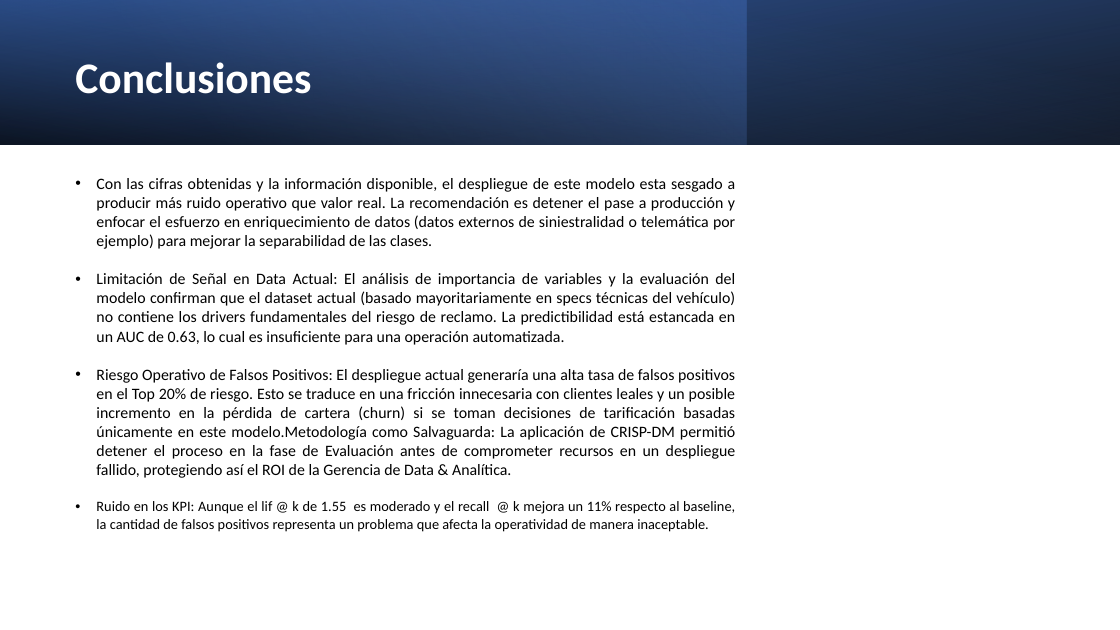
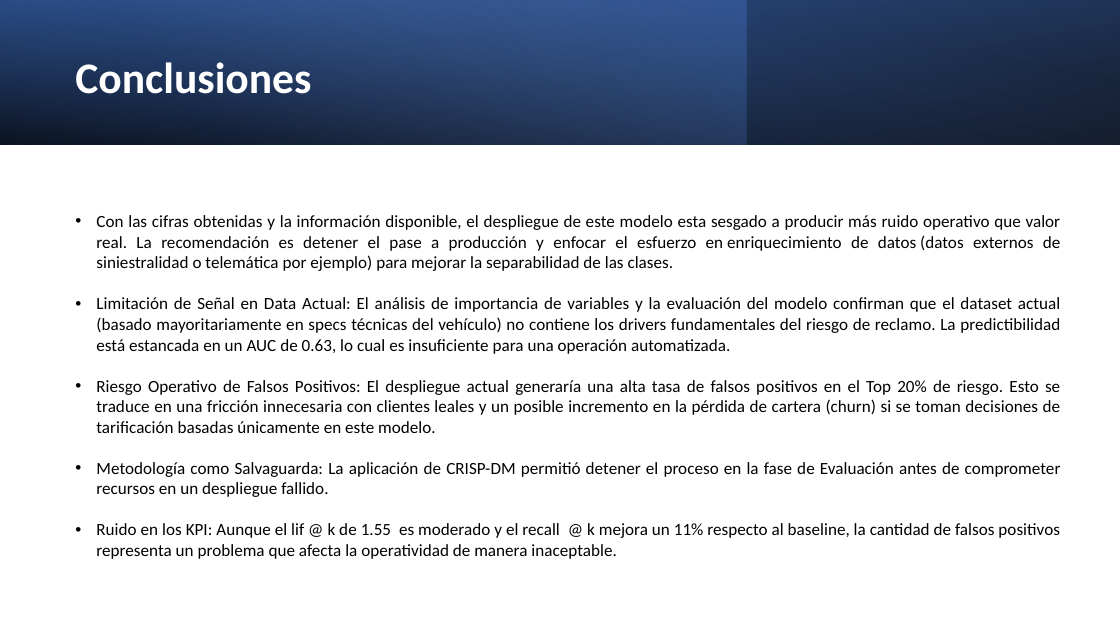
Before and after one commit to AlexisABG/prueba-tecnica-Data, a slide deck: slide 10 of docs/Análisis Predictivo Reclamos.pptx. Drawn at 1120x630 pixels with LibreOffice and Linux fonts; fonts in the diff are those of the drawing. Boxes give left, top, right and bottom in pixels: in the first picture for what was removed or moved away, otherwise in the second. Text is boxed around its words. In the diff, an @@ line names an element or a change of style, - is before the commit and + after.

Commit message:
Actualización final

```diff
--- a/docs/Análisis Predictivo Reclamos.pptx
+++ b/docs/Análisis Predictivo Reclamos.pptx
@@ text at [96, 215, 1061, 559]: size 10.2 to 11 pt in "Con las cifras obtenidas y la información ...", "Limitación de Señal en Data Actual: El ..."; size 9.2 to 11 pt in "Ruido en los KPI: Aunque el lif ..." @@
@@ text at [96, 380, 1061, 497]: text changed; size 10.2 to 11 pt @@
-• Riesgo Operativo de Falsos Positivos: El despliegue actual generaría una alta tasa de falsos positivos en el Top 20% de riesgo. Esto se traduce en una fricción innecesaria con clientes leales y un posible incremento en la pérdida de cartera (churn) si se toman decisiones de tarificación basadas únicamente en este modelo.Metodología como Salvaguarda: La aplicación de CRISP-DM permitió detener el proceso en la fase de Evaluación antes de comprometer recursos en un despliegue fallido, protegiendo así el ROI de la Gerencia de Data & Analítica.
+• Riesgo Operativo de Falsos Positivos: El despliegue actual generaría una alta tasa de falsos positivos en el Top 20% de riesgo. Esto se traduce en una fricción innecesaria con clientes leales y un posible incremento en la pérdida de cartera (churn) si se toman decisiones de tarificación basadas únicamente en este modelo.
+• Metodología como Salvaguarda: La aplicación de CRISP-DM permitió detener el proceso en la fase de Evaluación antes de comprometer recursos en un despliegue fallido.
```
Also in this commit, not shown: 6 other slides changed, 1 other file.
